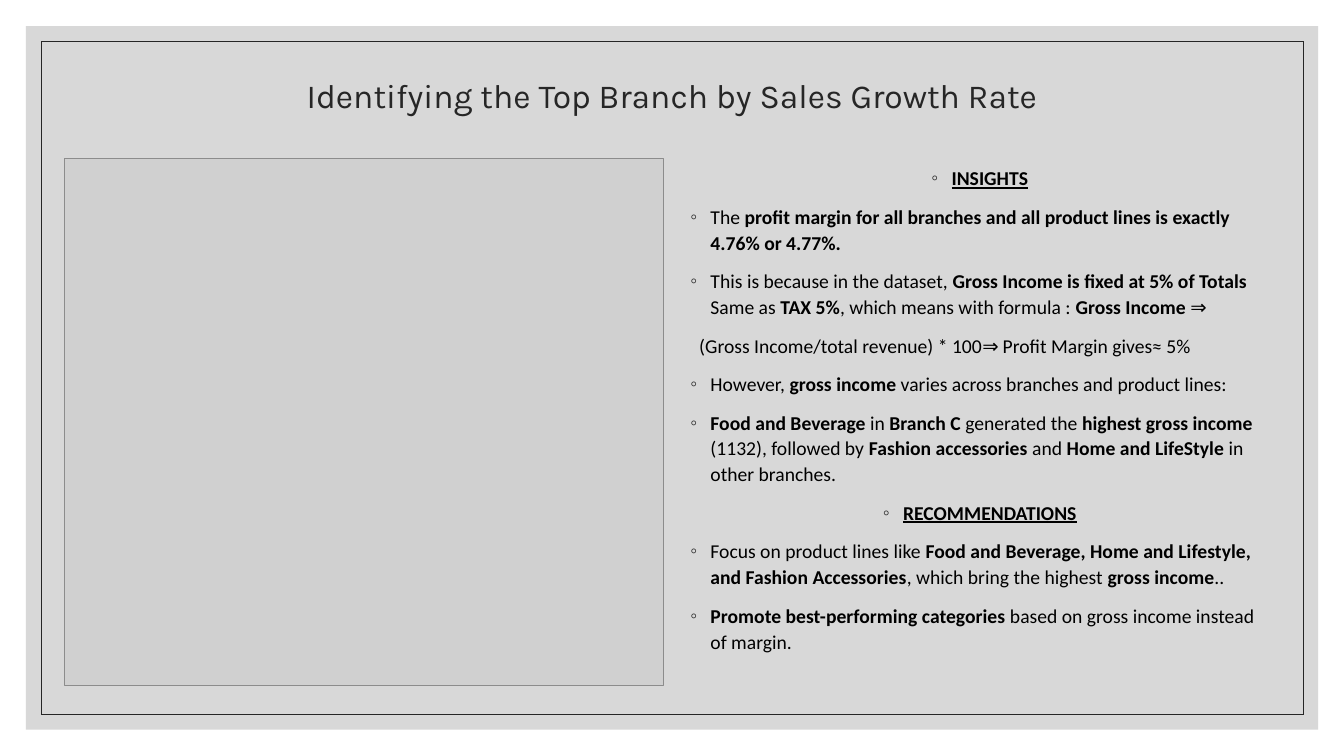
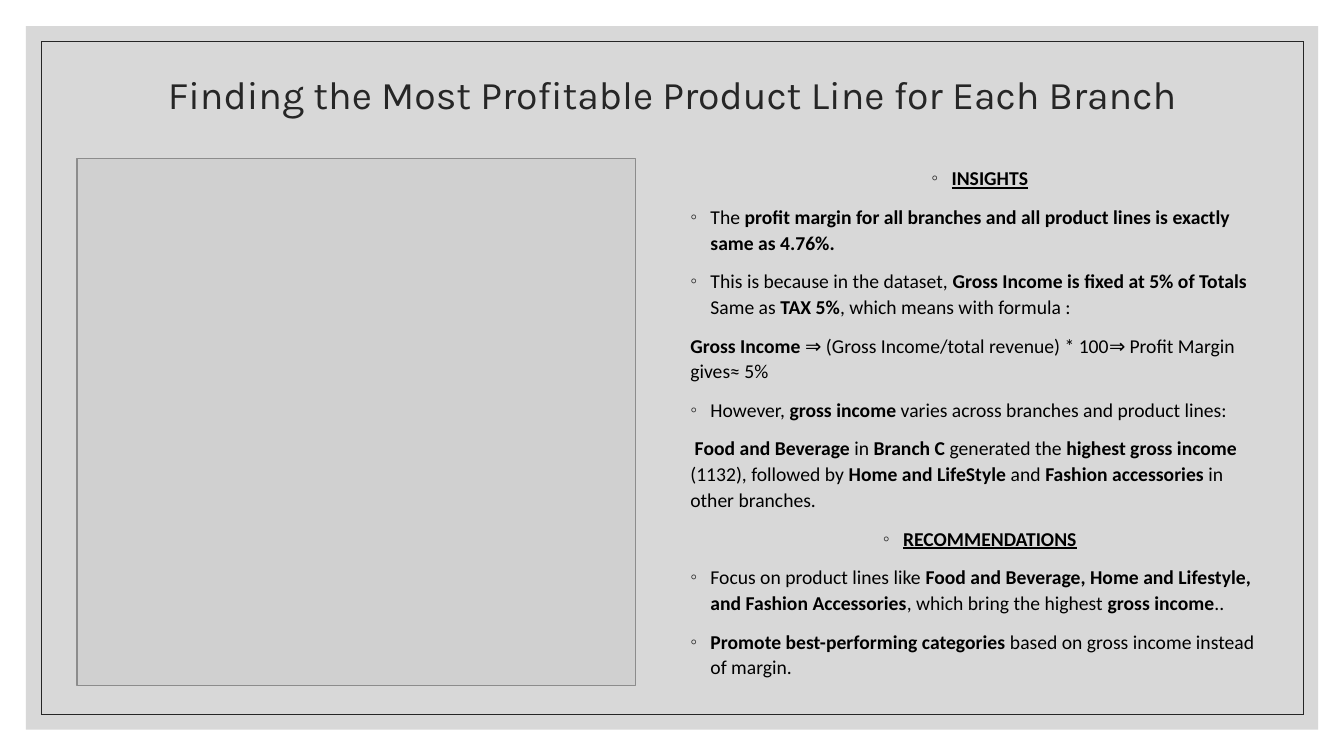
Before and after one commit to ajaythakur958/Walmart-Sales-analysis, a slide deck: slide 4 of Walmart analysis.pptx. Drawn at 1344x756 pixels with LibreOffice and Linux fonts; fonts in the diff are those of the drawing; grey boxes stand for pictures. Boxes give left, top, right and bottom in pixels: in the first picture for what was removed or moved away, otherwise in the second. Text is boxed around its words. In the diff, an @@ line names an element or a change of style, - is before the commit and + after.

```diff
--- a/Walmart analysis.pptx
+++ b/Walmart analysis.pptx
@@ title at <box>168,82,1177,119</box>: text changed; size 24 to 28 pt @@
-Identifying the Top Branch by Sales Growth Rate
+Finding the Most Profitable Product Line for Each Branch
@@ picture: place and size @@
-picture at <box>65,159,663,686</box>
+picture at <box>77,159,635,686</box>
@@ text at <box>690,210,1247,382</box>: text changed @@
-◦ The profit margin for all branches and all product lines is exactly 4.76% or 4.77%.
-◦ This is because in the dataset, Gross Income is fixed at 5% of Totals Same as TAX 5%, which means with formula : Gross Income ⇒
-(Gross Income/total revenue) * 100⇒ Profit Margin gives≈ 5%
+◦ The profit margin for all branches and all product lines is exactly same as 4.76%.
+◦ This is because in the dataset, Gross Income is fixed at 5% of Totals Same as TAX 5%, which means with formula :
+Gross Income ⇒ (Gross Income/total revenue) * 100⇒ Profit Margin gives≈ 5%
@@ text at <box>690,441,1237,507</box>: text changed @@
-◦ Food and Beverage in Branch C generated the highest gross income (1132), followed by Fashion accessories and Home and LifeStyle in other branches.
+Food and Beverage in Branch C generated the highest gross income (1132), followed by Home and LifeStyle and Fashion accessories in other branches.
```
Also in this commit, not shown: 1 other slide changed, 5 slides added, 1 slide removed, 2 other files.
